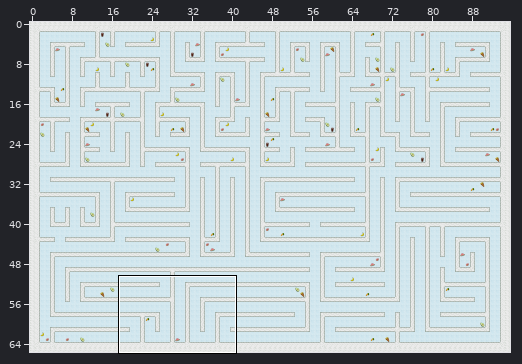
Level history. Tiled map: android/assets/tilemaps/anadyr/maze.tmx. Above, an overview of the earlier version with the close-up marked.
Close-up. Before:
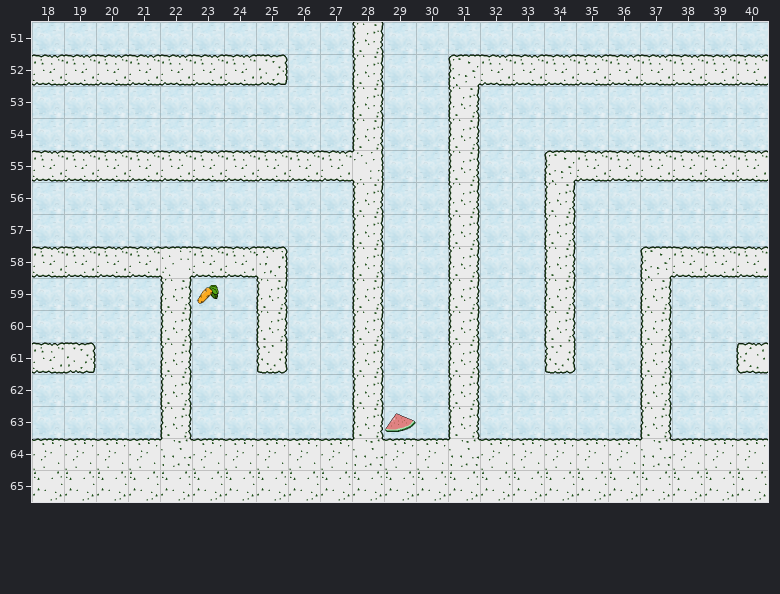
Cells are 64x64 px. Shown: x 18..40, y 51..65.
Once edited:
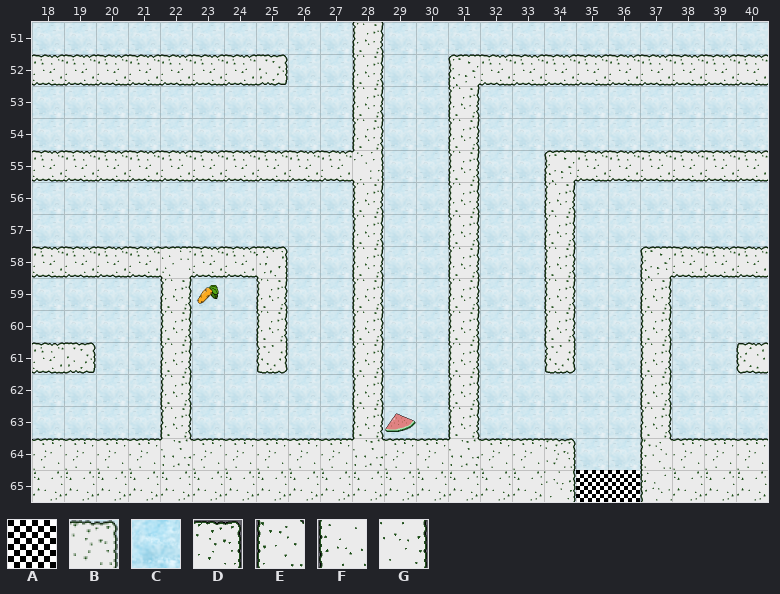
Key: from "maali_placeholder": A 0; from "tileset": B 0, C 3, D 5 turned 180, E 13 flipped up-down, F 14, G 14 turned 180.
_ is an empty cell.
Tiles of an added or newly shown layer are drawn over the layers below it.
See-through tiles are keyed as they look on the map.
Message: paris outer walls fixed
Edits made:
{"where": "layer \"goal_ground\" (now shown)"}
{"y":64,"x":34,"old":"____","new":"CCCC"}
{"y":65,"x":34,"old":"_","new":"C"}
{"y":65,"x":37,"old":"_","new":"C"}
{"where": "layer \"goal_ground2\" (now shown)"}
{"y":64,"x":34,"old":"____","new":"BBBB"}
{"y":65,"x":34,"old":"_","new":"B"}
{"y":65,"x":37,"old":"_","new":"B"}
{"where": "layer \"goal\" (now shown)"}
{"y":64,"x":34,"old":"_","new":"D"}
{"y":64,"x":37,"old":"_","new":"E"}
{"y":65,"x":34,"old":"____","new":"GAAF"}
